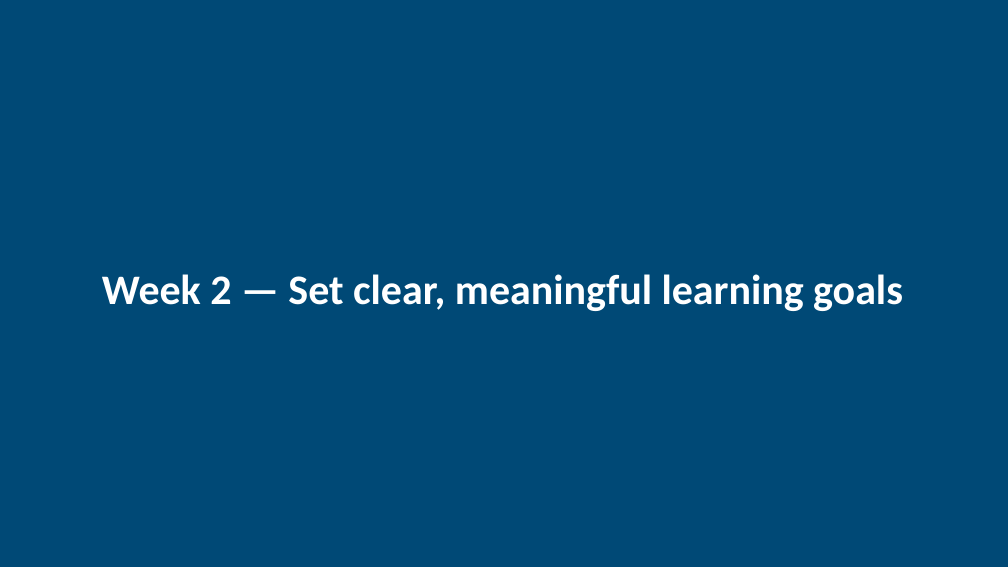
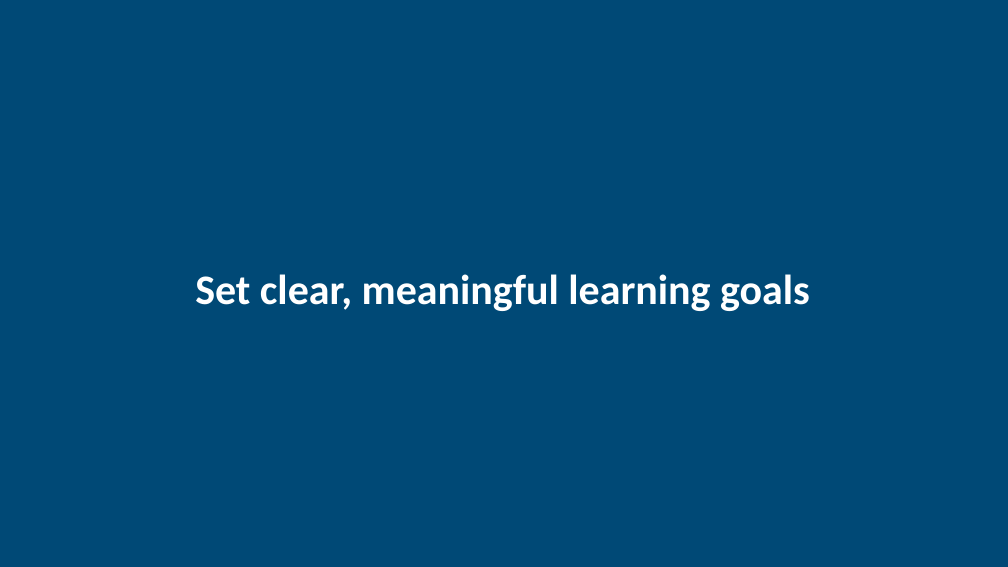
Before and after one commit to louie-amala/amala-education-curriculum-site, a slide deck: slide 11 of public/downloads/agency-in-learning-slides.pptx. Drawn at 1008x567 pixels with LibreOffice and Linux fonts; fonts in the diff are those of the drawing. Boxes give left, top, right and bottom in pixels: in the first picture for what was removed or moved away, otherwise in the second. Text is boxed around its words. In the diff, an @@ line names an element or a change of style, - is before the commit and + after.

```diff
--- a/public/downloads/agency-in-learning-slides.pptx
+++ b/public/downloads/agency-in-learning-slides.pptx
@@ text at <box>195,274,810,311</box>: text changed @@
-Week 2 — Set clear, meaningful learning goals
+Set clear, meaningful learning goals
```
Also in this commit, not shown: 3 other slides changed, 6 other files.
